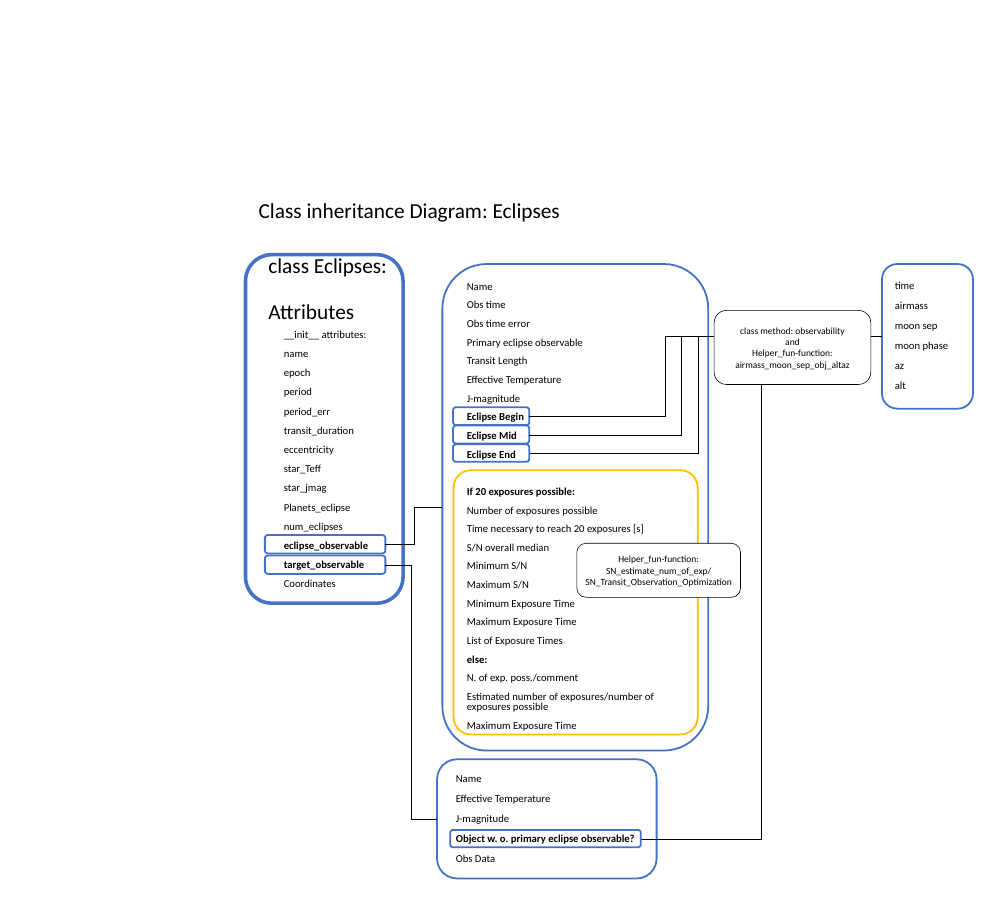
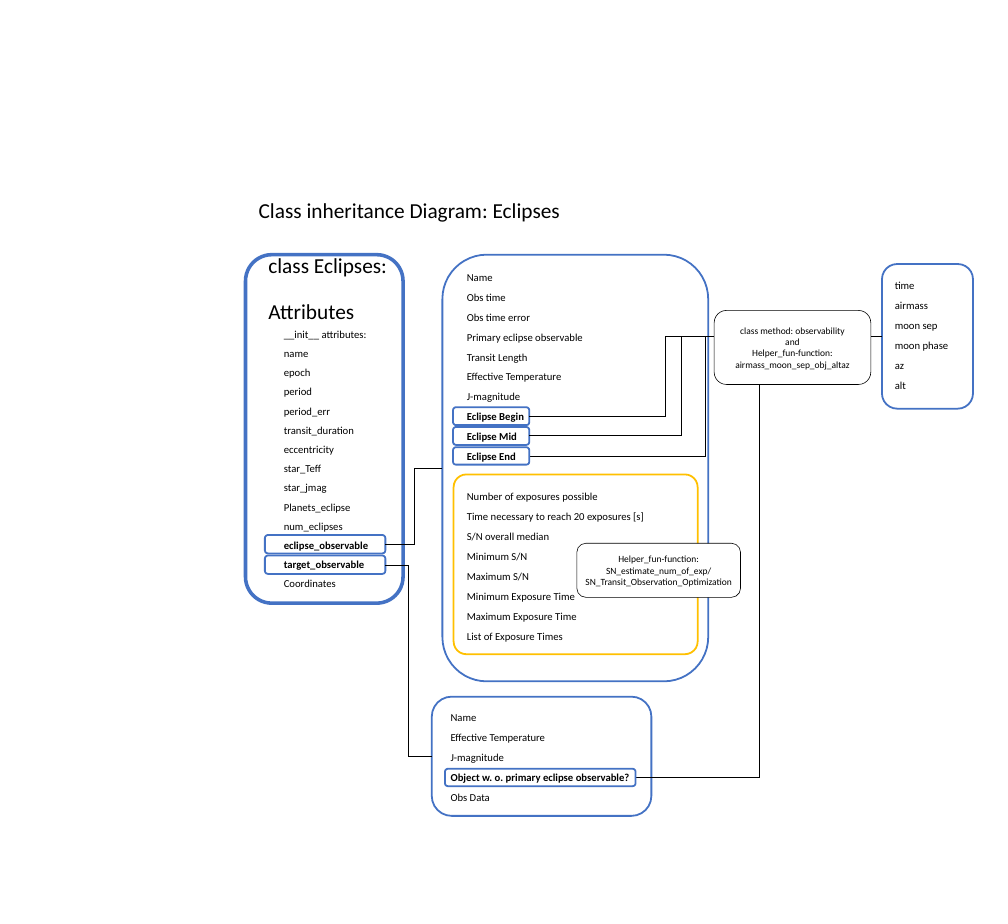
Before and after one commit to jonaszubindu/CRIRES-planning-tool, a slide deck: slide 2 of docs/Dependency_tree.pptx. Drawn at 1008x924 pixels with LibreOffice and Linux fonts; fonts in the diff are those of the drawing. Boxes give left, top, right and bottom in pixels: in the first picture for what was removed or moved away, otherwise in the second. Text is boxed around its words. In the diff, an @@ line names an element or a change of style, - is before the commit and + after.

Commit message:
dependency tree

```diff
--- a/docs/Dependency_tree.pptx
+++ b/docs/Dependency_tree.pptx
@@ rounded rectangle resized from (x1=443, y1=264, x2=708, y2=751) to (x1=443, y1=255, x2=708, y2=682) @@
@@ text "Name" moved from (x1=467, y1=283, x2=654, y2=731) to (x1=467, y1=274, x2=644, y2=642) @@
@@ text "Name" at (x1=467, y1=274, x2=644, y2=642): line spacing 0.8 to 0.9 @@
@@ elbow line (882, 336) - (529, 456): route changed @@
@@ elbow line moved from (882, 336) - (641, 839) to (882, 336) - (635, 778) @@
@@ elbow line moved from (443, 507) - (385, 544) to (443, 468) - (385, 544) @@
@@ rounded rectangle resized from (x1=454, y1=470, x2=698, y2=735) to (x1=454, y1=475, x2=698, y2=654) @@
@@ text at (x1=467, y1=487, x2=575, y2=497): paragraph removed @@
-If 20 exposures possible:
@@ elbow line moved from (437, 819) - (385, 565) to (432, 756) - (385, 565) @@
@@ text at (x1=467, y1=655, x2=654, y2=731): paragraphs removed @@
-else:
-N. of exp. poss./comment
-Estimated number of exposures/number of exposures possible
-Maximum Exposure Time
@@ 2 rounded rectangles, 1 text moved together from (x1=437, y1=759, x2=657, y2=878) to (x1=432, y1=697, x2=652, y2=816) @@
```
